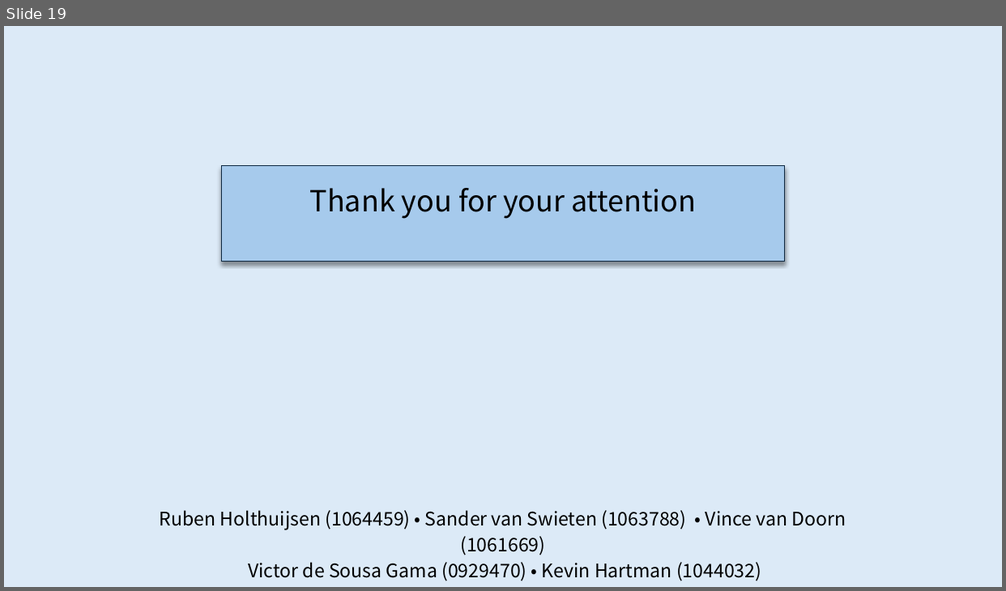
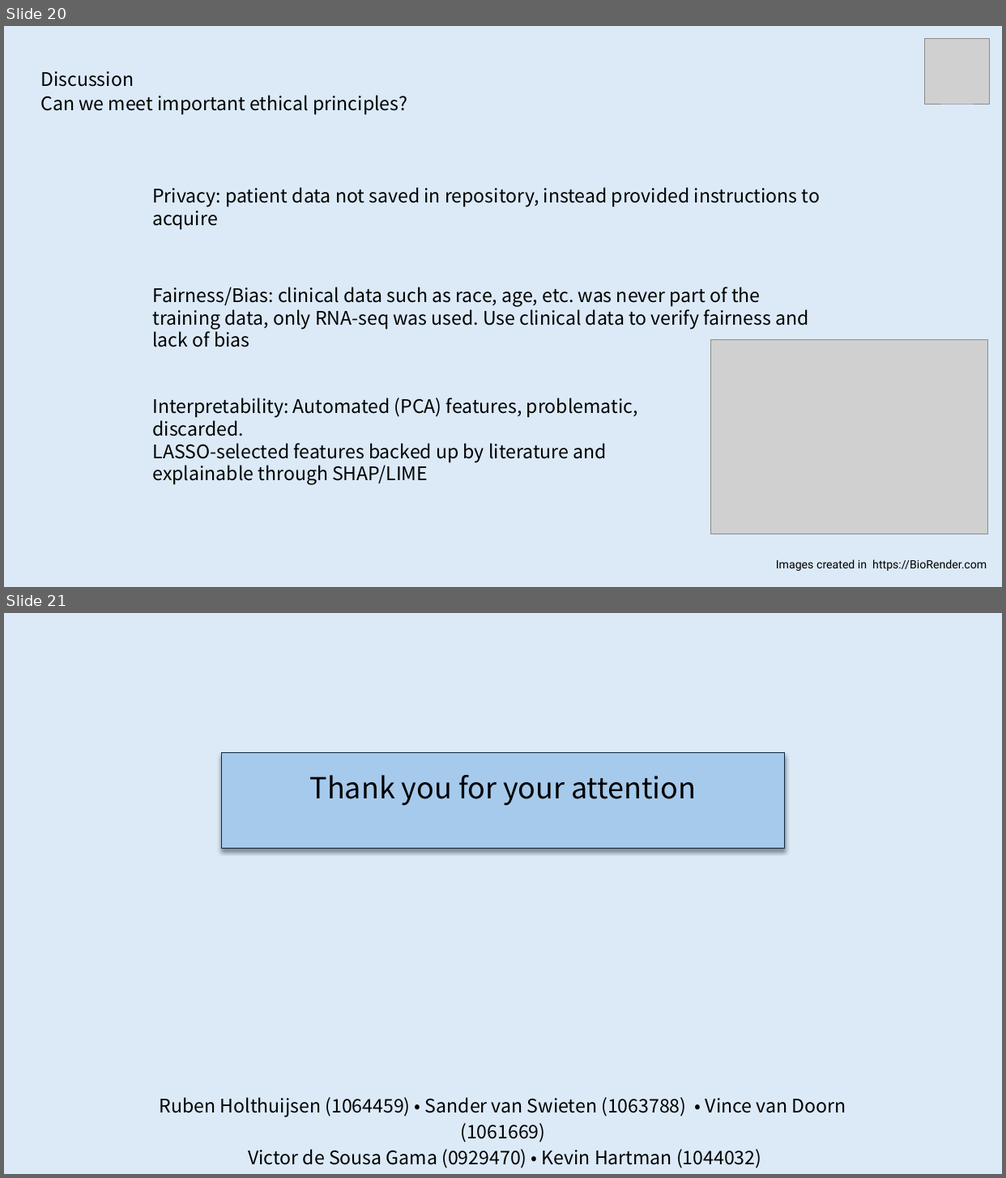
Before and after one commit to rhlt/tnbc, a slide deck: CapstoneProject_FinalPresentation.pptx. Shown one above the other, each under a label of ours: slide 19 before the commit, slides 20 and 21 after it. The pictures are 1006x591 and 1006x1178 pixels, drawn with LibreOffice and Linux fonts; fonts in the diff are those of the drawing; grey boxes stand for pictures. Boxes give left, top, right and bottom in pixels: in the first picture for what was removed or moved away, otherwise in the second. Text is boxed around its words. In the diff, an @@ line names an element or a change of style, - is before the commit and + after.

```diff
--- a/CapstoneProject_FinalPresentation.pptx
+++ b/CapstoneProject_FinalPresentation.pptx
@@ slide 20 added at [4, 26, 1002, 587], background #DCEAF7 @@
@@ picture added at [925, 39, 990, 104] @@
@@ text added at [40, 71, 134, 87], 18 pt, text #000000 @@
+Discussion
@@ text added at [40, 95, 407, 115], 18 pt, text #000000 @@
+Can we meet important ethical principles?
@@ text added at [152, 187, 820, 207], 18 pt, text #000000 @@
+Privacy: patient data not saved in repository, instead provided instructions to acquire
@@ text added at [152, 287, 808, 348], 18 pt, text #000000 @@
+Fairness/Bias: clinical data such as race, age, etc. was never part of the training data, only RNA-seq was used. Use clinical data to verify fairness and lack of bias
@@ picture added at [710, 340, 988, 535] @@
@@ text added at [152, 398, 638, 485], 18 pt, text #000000 @@
+Interpretability: Automated (PCA) features, problematic, discarded.
+LASSO-selected features backed up by literature and explainable through SHAP/LIME
@@ text added at [776, 560, 987, 571], 11 pt, text #000000 @@
+Images created in https://BioRender.com
@@ what was slide 19 is now slide 21 @@
```
Also in this commit, not shown: 15 slides changed, 3 other slides added, 2 slides removed, 1 other file.
